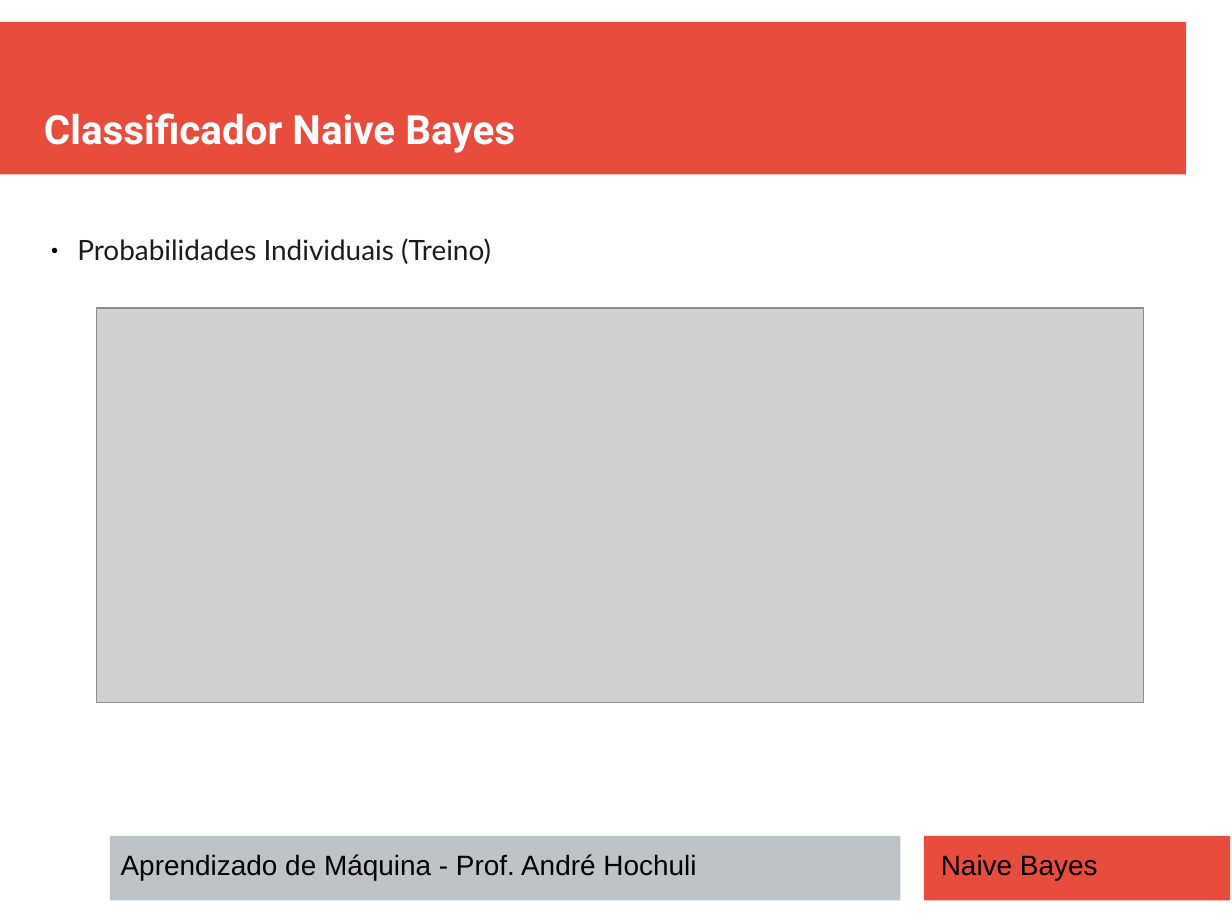
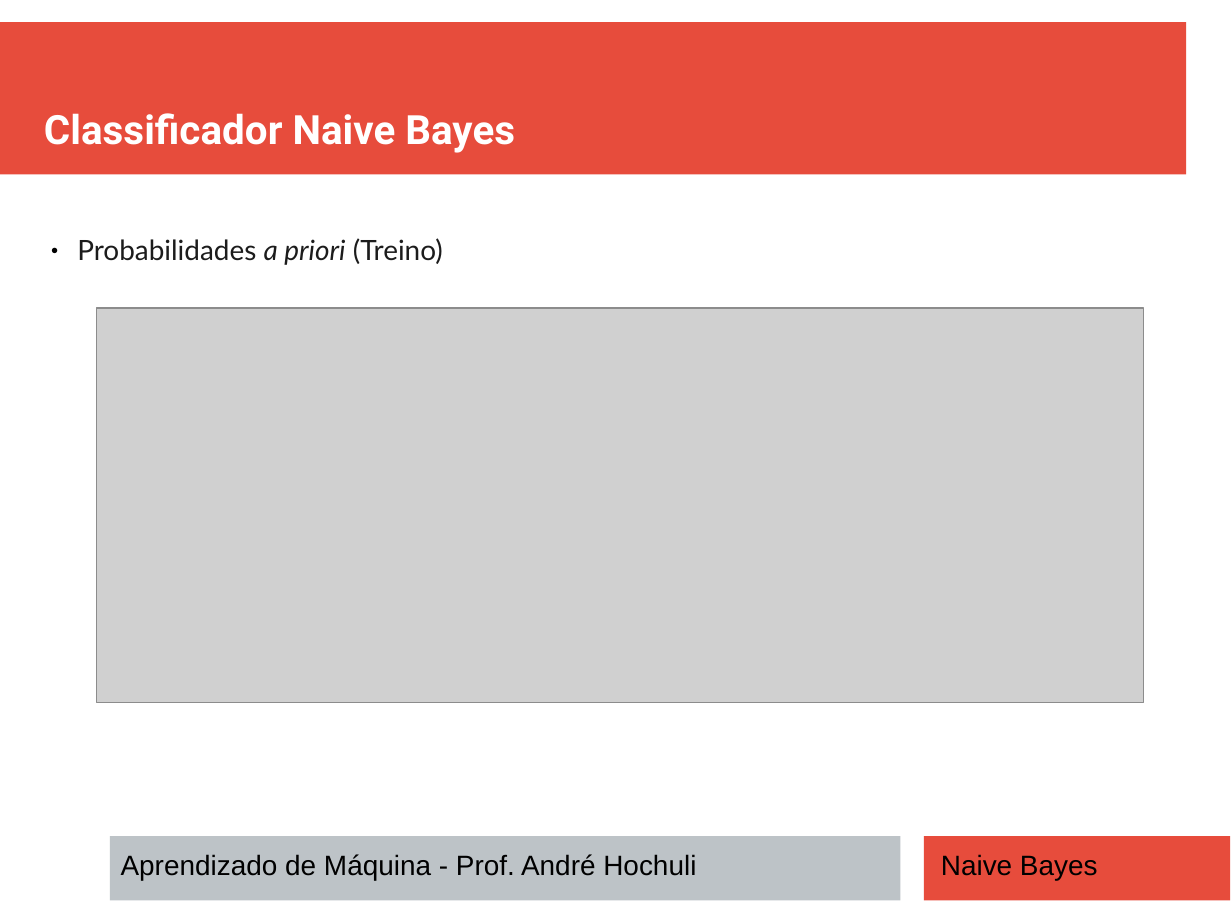
Before and after one commit to andrehochuli/teaching, a slide deck: slide 14 of AprendizadoMaquina/Tópico 02 - Aprendizado Supervisionado/NAIVE BAYES/Tópico 02 - Aprendizado-Supervisionado - Naive Bayes.pptx. Drawn at 1232x924 pixels with LibreOffice and Linux fonts; fonts in the diff are those of the drawing; grey boxes stand for pictures. Boxes give left, top, right and bottom in pixels: in the first picture for what was removed or moved away, otherwise in the second. Text is boxed around its words. In the diff, an @@ line names an element or a change of style, - is before the commit and + after.

```diff
--- a/AprendizadoMaquina/Tópico 02 - Aprendizado Supervisionado/NAIVE BAYES/Tópico 02 - Aprendizado-Supervisionado - Naive Bayes.pptx
+++ b/AprendizadoMaquina/Tópico 02 - Aprendizado Supervisionado/NAIVE BAYES/Tópico 02 - Aprendizado-Supervisionado - Naive Bayes.pptx
@@ text at <box>77,238,443,265</box>: text changed @@
-● Probabilidades Individuais (Treino)
+● Probabilidades a priori (Treino)
```
Also in this commit, not shown: 7 other slides changed, 4 slides added.
